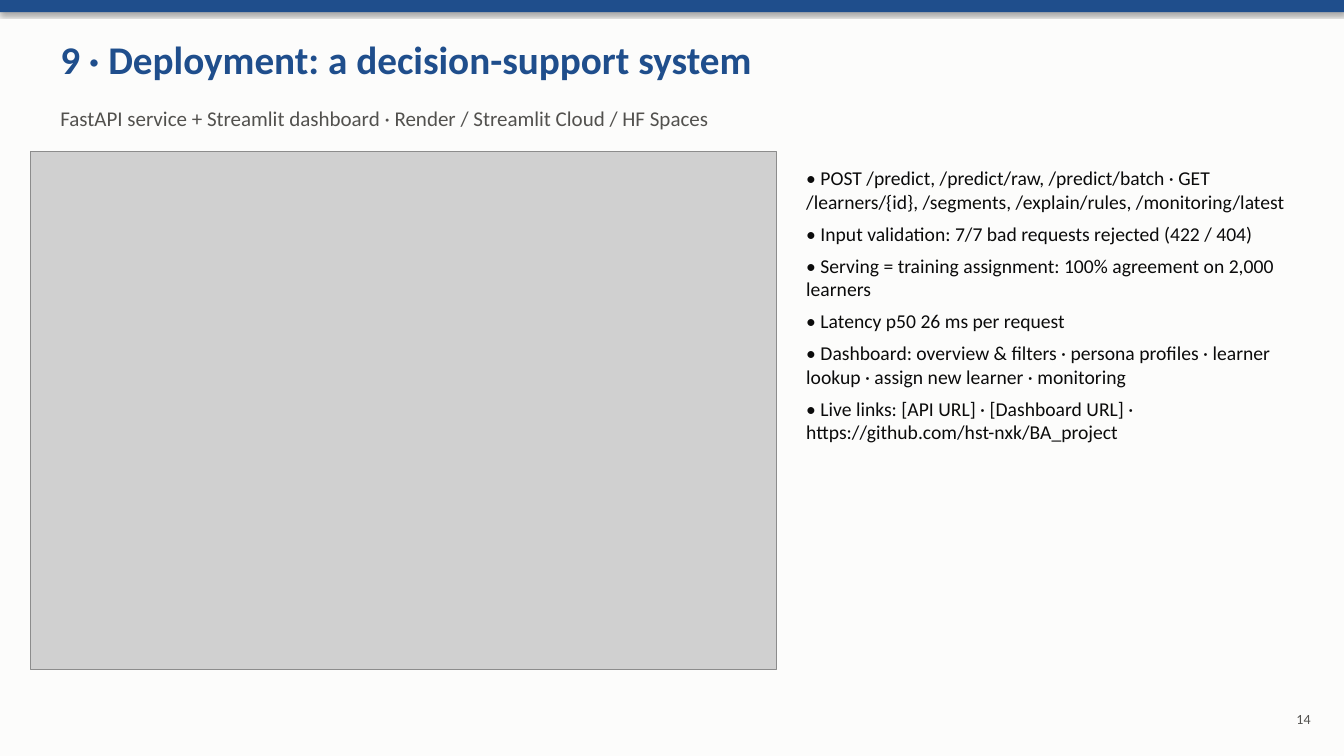
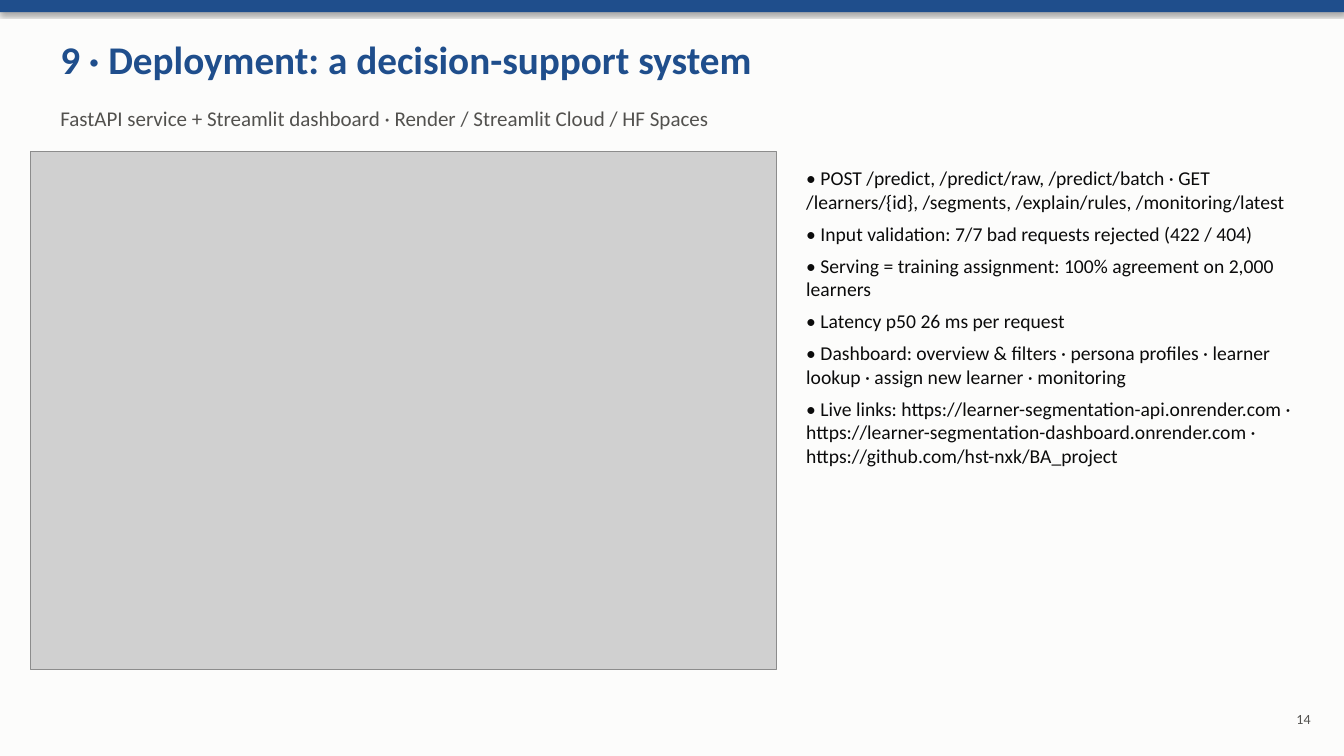
Before and after one commit to hst-nxk/BA_project, a slide deck: slide 14 of reports/Final_Presentation.pptx. Drawn at 1344x756 pixels with LibreOffice and Linux fonts; fonts in the diff are those of the drawing; grey boxes stand for pictures. Boxes give left, top, right and bottom in pixels: in the first picture for what was removed or moved away, otherwise in the second. Text is boxed around its words. In the diff, an @@ line names an element or a change of style, - is before the commit and + after.

Commit message:
Pin Python 3.11.9 for Render; add live URLs to docs, report and slides

```diff
--- a/reports/Final_Presentation.pptx
+++ b/reports/Final_Presentation.pptx
@@ text at [806, 402, 1281, 467]: text changed @@
-• Live links: [API URL] · [Dashboard URL] · https://github.com/hst-nxk/BA_project
+• Live links: https://learner-segmentation-api.onrender.com · https://learner-segmentation-dashboard.onrender.com · https://github.com/hst-nxk/BA_project
```
Also in this commit, not shown: 1 other slide changed, 25 other files.
